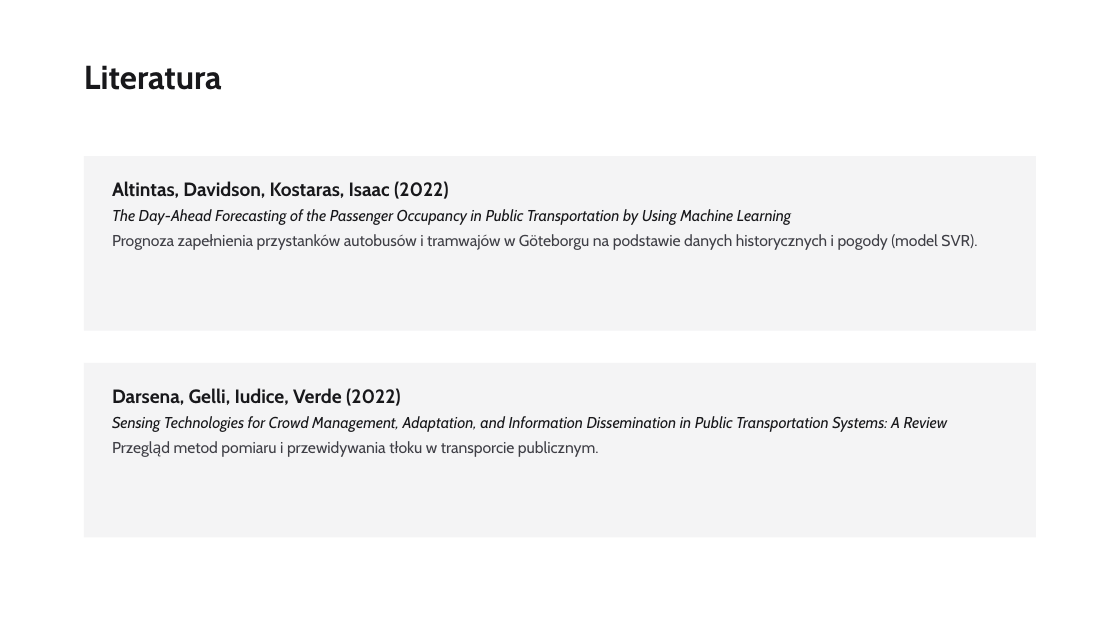
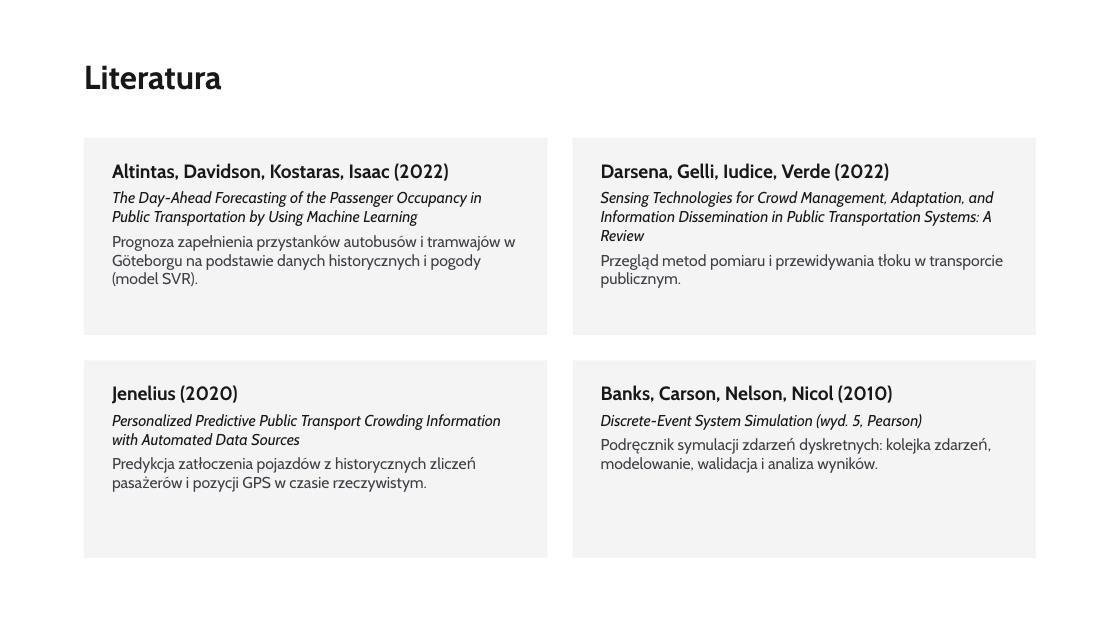
Before and after one commit to alexcimr/Symulacje-System-w-Dyskretnych, a slide deck: slide 7 of Symulacja Tram KRK.pptx. Drawn at 1120x630 pixels with LibreOffice and Linux fonts; fonts in the diff are those of the drawing. Boxes give left, top, right and bottom in pixels: in the first picture for what was removed or moved away, otherwise in the second. Text is boxed around its words. In the diff, an @@ line names an element or a change of style, - is before the commit and + after.

Commit message:
Start projektu: mapa sieci i pozycje tramwajów z GTFS
- gtfs.py: pobieranie paczki GTFS ZTP Kraków i wczytywanie rozkładu na dany dzień
- main.py: mapa linii i przystanków oraz tramwaje w ruchu o podanej godzinie
- README: dane, uruchomienie, stan prac, problemy i rozwiązania
- prezentacja: dwie nowe pozycje literatury

```diff
--- a/Symulacja Tram KRK.pptx
+++ b/Symulacja Tram KRK.pptx
@@ rectangle: place and size @@
-rectangle at bbox=[84, 156, 1036, 331]
+rectangle at bbox=[84, 138, 548, 335]
@@ rectangle: place and size @@
-rectangle at bbox=[84, 363, 1036, 538]
+rectangle at bbox=[573, 138, 1037, 335]
@@ text "Altintas, Davidson, Kostaras, Isaac (2022)" rewrapped from bbox=[112, 181, 977, 250] to bbox=[112, 163, 515, 286] @@
@@ text "Darsena, Gelli, Iudice, Verde (2022)" rewrapped from bbox=[112, 388, 948, 457] to bbox=[601, 163, 1003, 288] @@
@@ rectangle added at bbox=[84, 360, 548, 558], fill #F4F4F5 @@
@@ text added at bbox=[112, 385, 501, 492], 13.5 pt, text #18181B @@
+Jenelius (2020)
+Personalized Predictive Public Transport Crowding Information with Automated Data Sources
+Predykcja zatłoczenia pojazdów z historycznych zliczeń pasażerów i pozycji GPS w czasie rzeczywistym.
@@ rectangle added at bbox=[573, 360, 1037, 558], fill #F4F4F5 @@
@@ text added at bbox=[601, 385, 931, 473], 13.5 pt, text #3F3F46 @@
+Banks, Carson, Nelson, Nicol (2010)
+Discrete-Event System Simulation (wyd. 5, Pearson)
+Podręcznik symulacji zdarzeń dyskretnych: kolejka zdarzeń, modelowanie, walidacja i analiza wyników.
```
Also in this commit, not shown: 3 other files.
